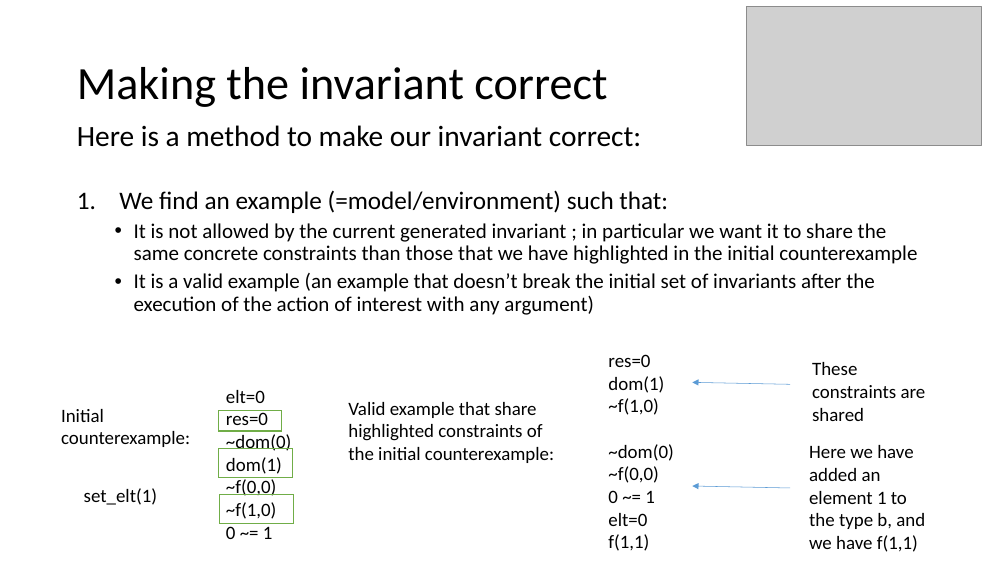
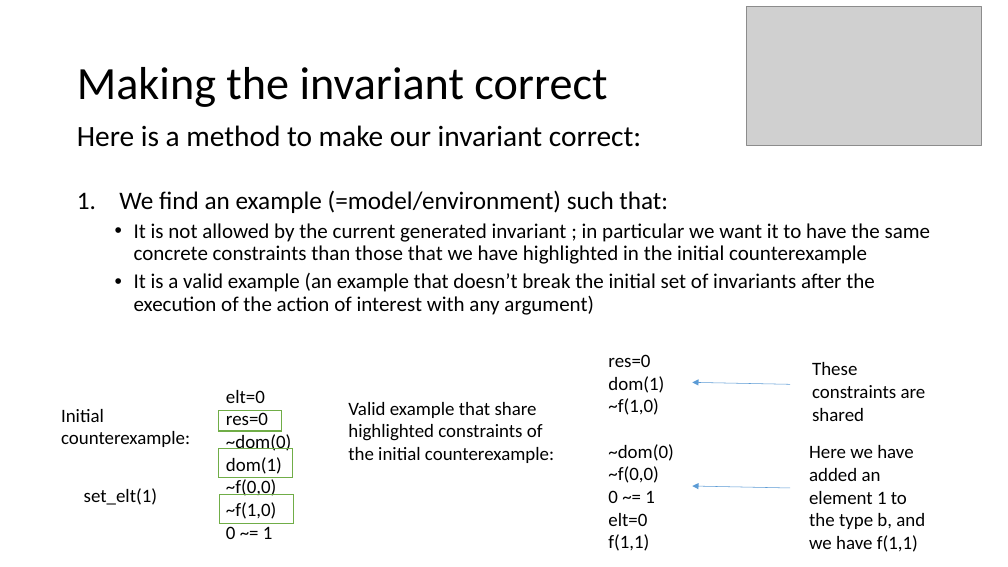
Before and after one commit to tjhance/ivy-research, a slide deck: slide 27 of invariant_synthesis/Invariant Synthesis.pptx. Drawn at 1008x567 pixels with LibreOffice and Linux fonts; fonts in the diff are those of the drawing; grey boxes stand for pictures. Boxes give left, top, right and bottom in pixels: in the first picture for what was removed or moved away, otherwise in the second. Text is boxed around its words. In the diff, an @@ line names an element or a change of style, - is before the commit and + after.

Commit message:
presentation

```diff
--- a/invariant_synthesis/Invariant Synthesis.pptx
+++ b/invariant_synthesis/Invariant Synthesis.pptx
@@ text at [134,223,931,264]: text changed @@
-  • It is not allowed by the current generated invariant ; in particular we want it to share the same concrete constraints than those that we have highlighted in the initial counterexample
+  • It is not allowed by the current generated invariant ; in particular we want it to have the same concrete constraints than those that we have highlighted in the initial counterexample
```
Also in this commit, not shown: 2 other slides changed, 3 slides added.
